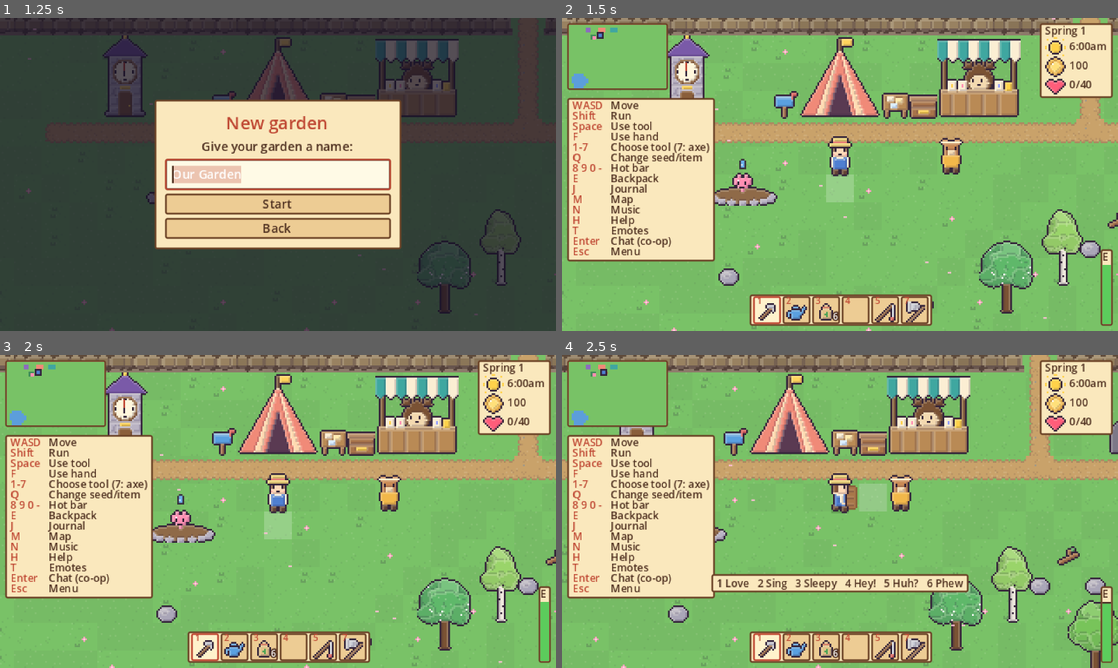
Above: before the commit, frames 1-4 (two rows, left to right).
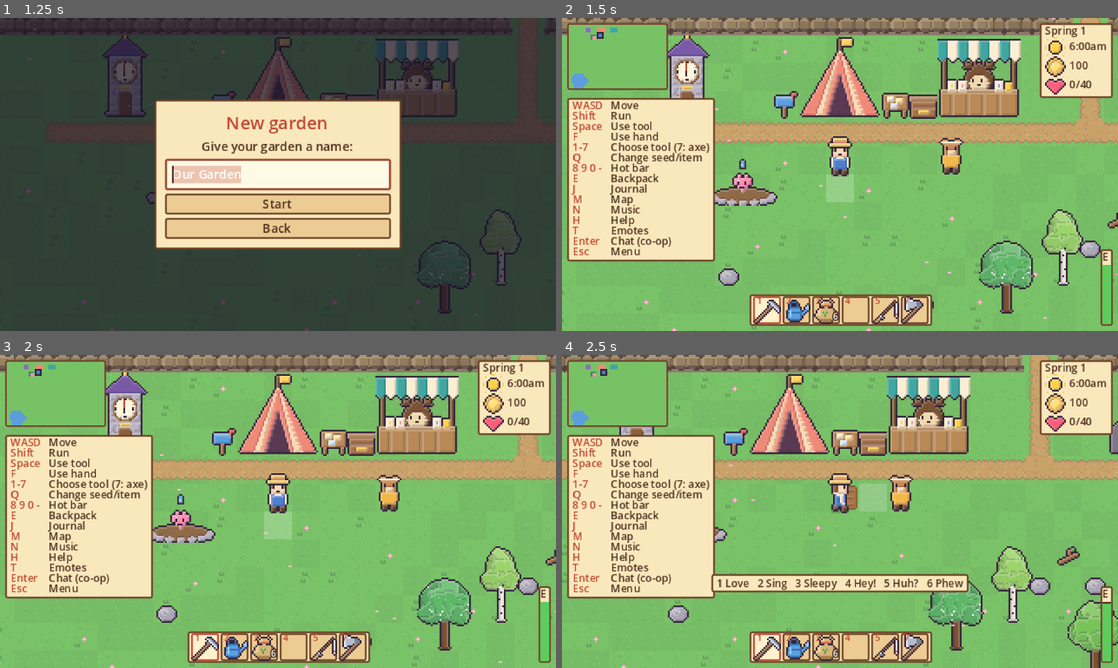
Above: after the commit, the same moments.

Repository: chowmein3/Bloom-In-Progress
Game: Godot game, scene res://scenes/main.tscn
Same seed, same stepped clock (60 frames per second), same inputs: the game is played once before the commit and once after it.
Inputs (mouse positions are in pixels of both pictures, inside the frame that each line leads up to):
- Up to frame 1 (1.25 s): click "New" at 0.5 s
- Up to frame 2 (1.5 s): click "Start" at 1.25 s
- Up to frame 3 (2 s): no input
- Up to frame 4 (2.5 s): tap Enter (chat) at 2 s; move the mouse to (962, 495) at 2.02 s; hold D (move_right) from 2.03 s (still down); hold T (emote) from 2.03 s (still down); click (962, 495) at 2.17 s; tap F (interact) at 2.3 s

Frame 1 is identical in both runs. In frame 2, 0.9% of the frame differs, in the area x 34-66%, y 88-98%; in frame 3, 0.9%; in frame 4, 0.9%.

Commit message:
New tool pictures and tools swung in the player's hands
- tools.png: detailed 16x16 hoe, watering can, seed bag, fishing rod,
  pickaxe and axe, with copper and gold rows for the upgraded hoe and can.
  Used by the tool bar, the shop and the marker over a partner's head.
- Using a tool now swings it in the player's hands: raised behind the head,
  over and down towards the tile ahead (mirrored facing left, behind the
  body facing away); the watering can tips and pours. Partners see it too.

Co-Authored-By: Claude Opus 5.5 <noreply@anthropic.com>
Claude-Session: https://claude.ai/code/session_01P4wXAqoxH1Q6JyERT6CDg1

Diff:
--- a/scripts/hud.gd
+++ b/scripts/hud.gd
@@ -5,6 +5,7 @@
 ## the window scales them up, so text stays sharp.
 
 const Assets := preload("res://scripts/assets.gd")
+const ToolArt := preload("res://scripts/tool_art.gd")
 
 const Minimap := preload("res://scripts/minimap.gd")
 const HELP_ROWS: Array = [
@@ -31,9 +32,6 @@
 const ICON_MOON := 8
 const ICON_LOVE := 9
 const ICON_COIN := 10
-const ICON_ROD := 11
-const ICON_PICK := 12
-const ICON_AXE := 13
 const PAPER := Color(0.98, 0.91, 0.74)
 const SLOT := Color(0.93, 0.8, 0.58)
 const WOOD := Color(0.42, 0.26, 0.15)
@@ -45,6 +43,8 @@
 
 var _root: Control
 var _icons: Texture2D = Assets.texture("res://assets/sprites/ui_icons.png")
+var _tools: Texture2D = Assets.texture("res://assets/sprites/tools.png")
+var _tool_pictures: Dictionary = {}  # tool slot -> TextureRect showing it
 var _map: PanelContainer
 var _date: Label
 var _time: Label
@@ -148,9 +148,18 @@
 			if event is InputEventMouseButton and event.pressed and event.button_index == MOUSE_BUTTON_LEFT and player != null:
 				player.call("select_tool", i))
 		if i != 3:
-			var picture: TextureRect = _icon(i if i < 3 else [ICON_ROD, ICON_PICK, ICON_AXE][i - 4])
-			picture.position = Vector2(2, 3)
+			var picture := TextureRect.new()
+			var frame := AtlasTexture.new()
+			frame.atlas = _tools
+			frame.region = ToolArt.frame(i)
+			picture.texture = frame
+			picture.expand_mode = TextureRect.EXPAND_IGNORE_SIZE
+			picture.stretch_mode = TextureRect.STRETCH_KEEP_CENTERED
+			picture.position = Vector2.ZERO
+			picture.size = Vector2(16, 16)
+			picture.mouse_filter = Control.MOUSE_FILTER_IGNORE
 			slot.add_child(picture)
+			_tool_pictures[i] = picture
 		else:  # the item slot shows whatever is being held
 			_item_picture = TextureRect.new()
 			_item_picture.position = Vector2(0, 0)
@@ -445,6 +454,8 @@
 		(_quick_slots[i].get_child(0) as TextureRect).texture = Assets.texture("res://assets/sprites/items/%s%s.png" % [GameState.base_of(quick_id), "_seeds" if key.begins_with("seed:") else ""]) if amount > 0 else null
 		(_quick_slots[i].get_child(2) as Label).text = str(amount) if amount > 0 else ""
 		_quick_slots[i].add_theme_stylebox_override("panel", _style(Color(1.0, 0.95, 0.8) if i == quick_index else SLOT, 0, ACCENT if i == quick_index else WOOD))
+	for i: int in _tool_pictures.keys():  # the hoe and can show their upgrade
+		(_tool_pictures[i].texture as AtlasTexture).region = ToolArt.frame(i)
 	for i in _slots.size():
 		var chosen: bool = i == index and quick_index < 0
 		_slots[i].add_theme_stylebox_override("panel", _style(Color(1.0, 0.95, 0.8) if chosen else SLOT, 0, ACCENT if chosen else WOOD))
--- a/scripts/player.gd
+++ b/scripts/player.gd
@@ -9,6 +9,7 @@
 const Assets := preload("res://scripts/assets.gd")
 const Effects := preload("res://scripts/effects.gd")
 const Settings := preload("res://scripts/settings.gd")
+const ToolArt := preload("res://scripts/tool_art.gd")
 
 signal loadout_changed
 signal area_changed  # stepped indoors or back out
@@ -61,6 +62,10 @@
 var _hats: Texture2D
 var _lunge: float = 0.0  # 1 -> 0 after using a tool or hand
 var _swings: int = 0  # how many times we have acted; sent so partners see it
+var _acted_with: int = -1  # the tool just used, or -1 for a bare hand
+var _swing: float = 0.0  # 1 -> 0 while a tool is being swung (or the can poured)
+var _swing_tool: int = -1
+var _tools: Texture2D
 var _emote: int = -1
 var _emote_time: float = 0.0
 var _icons: Texture2D
@@ -77,9 +82,11 @@
 		if slot == player_id:
 			_emote = index
 			_emote_time = 2.5)
+	_tools = Assets.texture("res://assets/sprites/tools.png")
 	acted.connect(func() -> void:
 		_lunge = 1.0
-		_swings += 1)
+		_swings += 1
+		_start_swing(_acted_with))
 	if not is_remote:
 		GameState.register_player(player_id)
 
@@ -89,6 +96,7 @@
 	if swings != _swings:
 		_swings = swings
 		_lunge = 1.0  # they just used a tool or their hand
+		_start_swing(swings % 8 - 1)  # which tool rides along in the count
 	if tool != tool_index:
 		tool_index = tool
 		queue_redraw()
@@ -119,6 +127,9 @@
 func _process(delta: float) -> void:
 	if _lunge > 0.0:
 		_lunge = maxf(0.0, _lunge - delta * 6.0)
+		queue_redraw()
+	if _swing > 0.0:
+		_swing = maxf(0.0, _swing - delta * (2.4 if _swing_tool == 1 else 3.6))
 		queue_redraw()
 	if _emote_time > 0.0:
 		_emote_time -= delta
@@ -144,7 +155,8 @@
 	_send_in -= delta
 	if _send_in <= 0.0:
 		_send_in = 0.05
-		Net.send_player_state(position, facing, dir != Vector2.ZERO, tool_index, _swings)
+		# The count of actions carries the last tool used too (8 per action).
+		Net.send_player_state(position, facing, dir != Vector2.ZERO, tool_index, _swings * 8 + _acted_with + 1)
 	if busy:
 		if cursor != null:
 			cursor.visible = false
@@ -443,6 +455,7 @@
 		"hug", "pet": GameState.request_pet(player_id, target)
 		"pick", "lift": GameState.request_harvest(player_id, target)
 		_: return
+	_acted_with = -1
 	acted.emit()
 
 
@@ -485,6 +498,7 @@
 			if done:
 				GameState.request_chop(player_id, target)
 	if done:
+		_acted_with = tool_index
 		acted.emit()
 	elif hand != "":
 		use_hand()
@@ -539,10 +553,17 @@
 	draw_rect(Rect2(-5, -2, 10, 3), Color(0, 0, 0, 0.18))  # shadow
 	# A quick lean towards the tile ahead when a tool or hand is used.
 	var lean: Vector2 = Vector2(facing) * sin(_lunge * PI) * 3.0
+	var swinging: bool = _swing > 0.0 and _swing_tool >= 0 and _tools != null
+	# Raised behind the head (or facing away), the tool goes behind the body.
+	var behind: bool = swinging and (facing == Vector2i.UP or (_swing_tool != 1 and _tool_angle() < (-70.0 if facing == Vector2i.DOWN else -100.0)))
+	if behind:
+		_draw_tool(lean)
 	draw_texture_rect_region(_texture, Rect2(lean + Vector2(-8, -23), Vector2(16, 24)), Rect2(column * 16, row * 24, 16, 24))
 	var hat: int = GameState.HAT_ORDER.find(GameState.hat_of(player_id))
 	if hat >= 0 and _hats != null:
 		draw_texture_rect_region(_hats, Rect2(lean + Vector2(-8, -23), Vector2(16, 12)), Rect2(hat * 16, 0, 16, 12))
+	if swinging and not behind:
+		_draw_tool(lean)
 	if is_remote:
 		# Your partner's name, and a small picture of what they're holding.
 		var font: Font = ThemeDB.fallback_font
@@ -550,9 +571,8 @@
 		var width: float = font.get_string_size(label, HORIZONTAL_ALIGNMENT_LEFT, -1, 5).x
 		draw_string_outline(font, Vector2(-width / 2.0, -27), label, HORIZONTAL_ALIGNMENT_LEFT, -1, 5, 2, Color(0.2, 0.14, 0.23))
 		draw_string(font, Vector2(-width / 2.0, -27), label, HORIZONTAL_ALIGNMENT_LEFT, -1, 5, Color(1, 0.97, 0.88))
-		var icon: int = [0, 1, 2, -1, 11, 12][clampi(tool_index, 0, 5)]
-		if icon >= 0:
-			draw_texture_rect_region(_icons, Rect2(width / 2.0 + 1, -34, 8, 8), Rect2(icon * 12, 0, 12, 12))
+		if tool_index != ITEM_TOOL and _tools != null:
+			draw_texture_rect_region(_tools, Rect2(width / 2.0 + 1, -35, 9, 9), ToolArt.frame(tool_index))
 	if _emote_time > 0.0 and _emote >= 0:
 		var up: float = -40.0 if is_remote else -32.0
 		var fade: float = clampf(_emote_time * 2.0, 0.0, 1.0)
@@ -565,3 +585,63 @@
 			3: draw_string(ThemeDB.fallback_font, Vector2(-2, up + 8), "!", HORIZONTAL_ALIGNMENT_LEFT, -1, 9, Color(0.85, 0.3, 0.25, fade))
 			4: draw_string(ThemeDB.fallback_font, Vector2(-3, up + 8), "?", HORIZONTAL_ALIGNMENT_LEFT, -1, 9, Color(0.3, 0.45, 0.8, fade))
 			5: Effects.droplet(self, 0, up + 3, fade)
+
+
+## Tools that show in the hands when used (not seeds or held items).
+const SWUNG: Array[int] = [0, 1, 4, 5, 6]
+
+
+func _start_swing(tool: int) -> void:
+	if SWUNG.has(tool):
+		_swing = 1.0
+		_swing_tool = tool
+
+
+## The tool in the player's hands: swung over and down towards the tile
+## ahead (a cast, for the rod), or for the watering can, tipped to pour.
+## The tool pictures are drawn with the grip at the hands, then turned.
+func _draw_tool(lean: Vector2) -> void:
+	var progress: float = 1.0 - _swing
+	var eased: float = progress * progress * (3.0 - 2.0 * progress)
+	var mirror: bool = facing.x < 0
+	var frame: Rect2 = ToolArt.frame(_swing_tool)
+	var hand := Vector2(3, -8)
+	if facing.x != 0:
+		hand = Vector2(3 * facing.x, -9)
+	elif facing == Vector2i.UP:
+		hand = Vector2(-3, -11)
+	var side: float = -1.0 if mirror else 1.0
+	if _swing_tool == 1:
+		# Hold the can out in front and tip it; water drips from the spout.
+		var tip: float = clampf(eased * 2.0, 0.0, 1.0) * 0.7
+		draw_set_transform(hand + lean + Vector2(2 * side, 2), tip * side, Vector2(side, 1))
+		draw_texture_rect_region(_tools, Rect2(-7, -13, 16, 16), frame)
+		draw_set_transform(Vector2.ZERO, 0.0, Vector2.ONE)
+		if progress > 0.35:
+			for drop in 3:
+				var fall: float = fposmod(progress * 30.0 + drop * 4.0, 10.0)
+				draw_rect(Rect2(hand + lean + Vector2((11 + drop) * side, -5 + fall), Vector2(1, 2)), Color(0.55, 0.8, 1.0, 0.9))
+		return
+	# The picture points up-right (-45 degrees); turn it to the swing's angle.
+	# Facing left, the same turn is mirrored (Godot mirrors after turning).
+	var angle: float = deg_to_rad(_tool_angle() + 45.0)
+	draw_set_transform(hand + lean, angle, Vector2(-1, 1) if mirror else Vector2.ONE)
+	draw_texture_rect_region(_tools, Rect2(-ToolArt.GRIP, Vector2(16, 16)), frame)
+	draw_set_transform(Vector2.ZERO, 0.0, Vector2.ONE)
+
+
+## Where the swung tool points from the hands, in degrees (0 = ahead for a
+## sideways swing, -90 = up): from raised behind the head, over and down
+## towards the tile ahead.
+func _tool_angle() -> float:
+	var progress: float = 1.0 - _swing
+	var eased: float = progress * progress * (3.0 - 2.0 * progress)
+	var start: float = -125.0
+	var finish: float = 20.0
+	if facing == Vector2i.DOWN:
+		start = -140.0
+		finish = 75.0
+	elif facing == Vector2i.UP:
+		start = -150.0
+		finish = -95.0
+	return lerpf(start, finish, eased)
--- a/scripts/shop.gd
+++ b/scripts/shop.gd
@@ -235,7 +235,10 @@
 			house.stretch_mode = TextureRect.STRETCH_KEEP_ASPECT_CENTERED
 			icon = house
 		else:
-			icon = Ui.picture(_icons, Rect2(int({"hoe": 0, "can": 1, "pickaxe": 12}.get(kind, 0)) * 12, 0, 12, 12)) if kind != "greenhouse" else null
+			# The tool as it will look once bought.
+			var column: int = int({"hoe": 0, "can": 1, "pickaxe": 4}.get(kind, 0))
+			var tier: int = mini(level + 1, 2) if kind != "pickaxe" else 0
+			icon = Ui.picture(Assets.texture("res://assets/sprites/tools.png"), Rect2(column * 16, tier * 16, 16, 16)) if kind != "greenhouse" else null
 		if next.is_empty():
 			_row(icon, have, "The best there is. Nothing more to buy.", "", [])
 			continue
--- /dev/null
+++ b/scripts/tool_art.gd
@@ -0,0 +1,18 @@
+extends RefCounted
+## Where each tool (Player.TOOLS) is drawn in assets/sprites/tools.png:
+## 16x16, columns hoe, can, seed bag, rod, pickaxe, axe (the item slot has no
+## picture), rows by upgrade tier for the hoe and can. Every tool's grip is at
+## pixel (3, 13), so the player's hands can hold it there.
+
+const COLUMNS: Array[int] = [0, 1, 2, -1, 3, 4, 5]
+const GRIP := Vector2(3, 13)
+
+
+static func frame(index: int) -> Rect2:
+	var column: int = COLUMNS[clampi(index, 0, COLUMNS.size() - 1)]
+	var tier: int = 0
+	if index == 0:
+		tier = GameState.upgrade_level("hoe")
+	elif index == 1:
+		tier = GameState.upgrade_level("can")
+	return Rect2(column * 16, mini(tier, 2) * 16, 16, 16)
Binary file added: assets/sprites/tools.png
Not shown, added: assets/sprites/tools.png.import
Not shown, added: scripts/tool_art.gd.uid
Not shown, changed: CLAUDE.md
